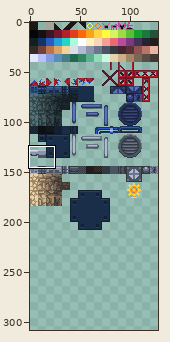
A sprite sheet gets an edit: assets/tilesheet.png. The picture above shows the old version from afar; the outline marks the close-up.
Close-up. Before:
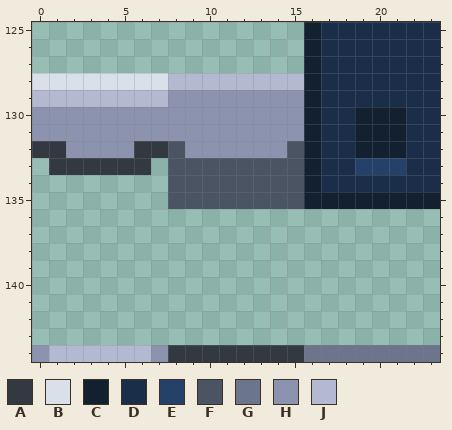
The file is 128x448 pixels. Shown: x 0..23, y 125..144. The wide view leaves out empty margins. The commit also changed other parts of the picture, which this record leaves out.
Palette (. is transparent): A #333941  B #dae0ea  C #122030  D #1a2e49  E #264169  F #4a5462  G #6d758d  H #8b93af  J #b3b9d1
Pixels before, first column x 0:
125 ................CDDDDDDD
126 ................CDDDDDDD
127 ................CDDDDDDD
128 BBBBBBBBJJJJJJJJCDDDDDDD
129 JJJJJJJJHHHHHHHHCDDDDDDD
130 HHHHHHHHHHHHHHHHCDDCCCDD
131 HHHHHHHHHHHHHHHHCDDCCCDD
132 AAHHHHAAFHHHHHHFCDDCCCDD
133 .AAAAAA.FFFFFFFFCDDEEEDD
134 ........FFFFFFFFCDDDDDDD
135 ........FFFFFFFFCCCCCCCC
136 ........................
137 ........................
138 ........................
139 ........................
140 ........................
141 ........................
142 ........................
143 ........................
144 HJJJJJJHAAAAAAAAGGGGGGGG
And afterwards:
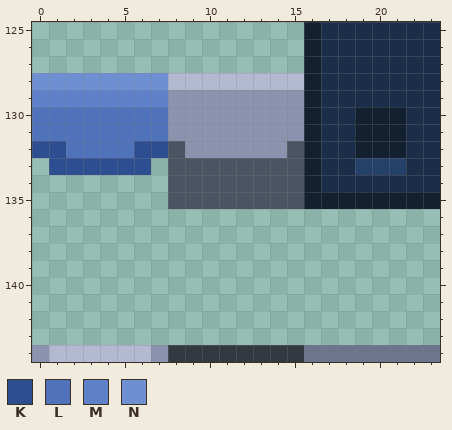
Colours new in this view: K #2d4e90  L #4f72bb  M #5f81ca  N #6e90d3
Edits made:
Changed rows in their new state; - is an unchanged pixel.
first column x 0:
128 NNNNNNNN
129 MMMMMMMM
130 LLLLLLLL
131 LLLLLLLL
132 KKLLLLKK
133 -KKKKKK-
Changed places in both close-ups, as pixel boxes (x1, y1, x2, y2):
changed: (32, 73, 168, 175)
